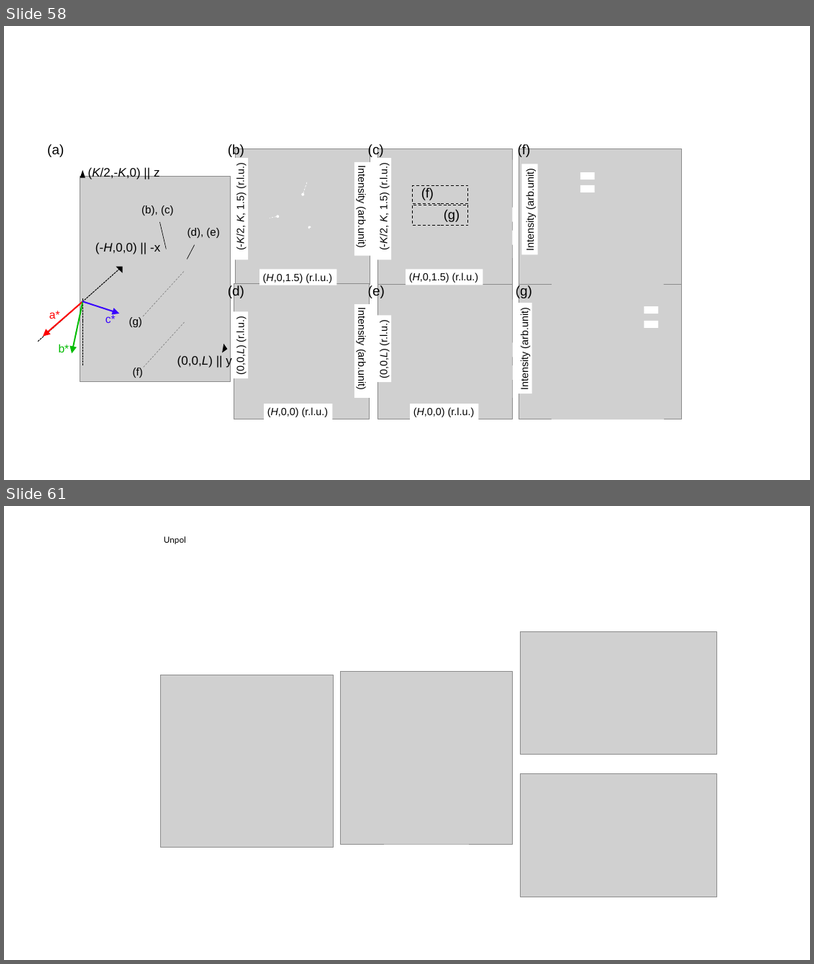
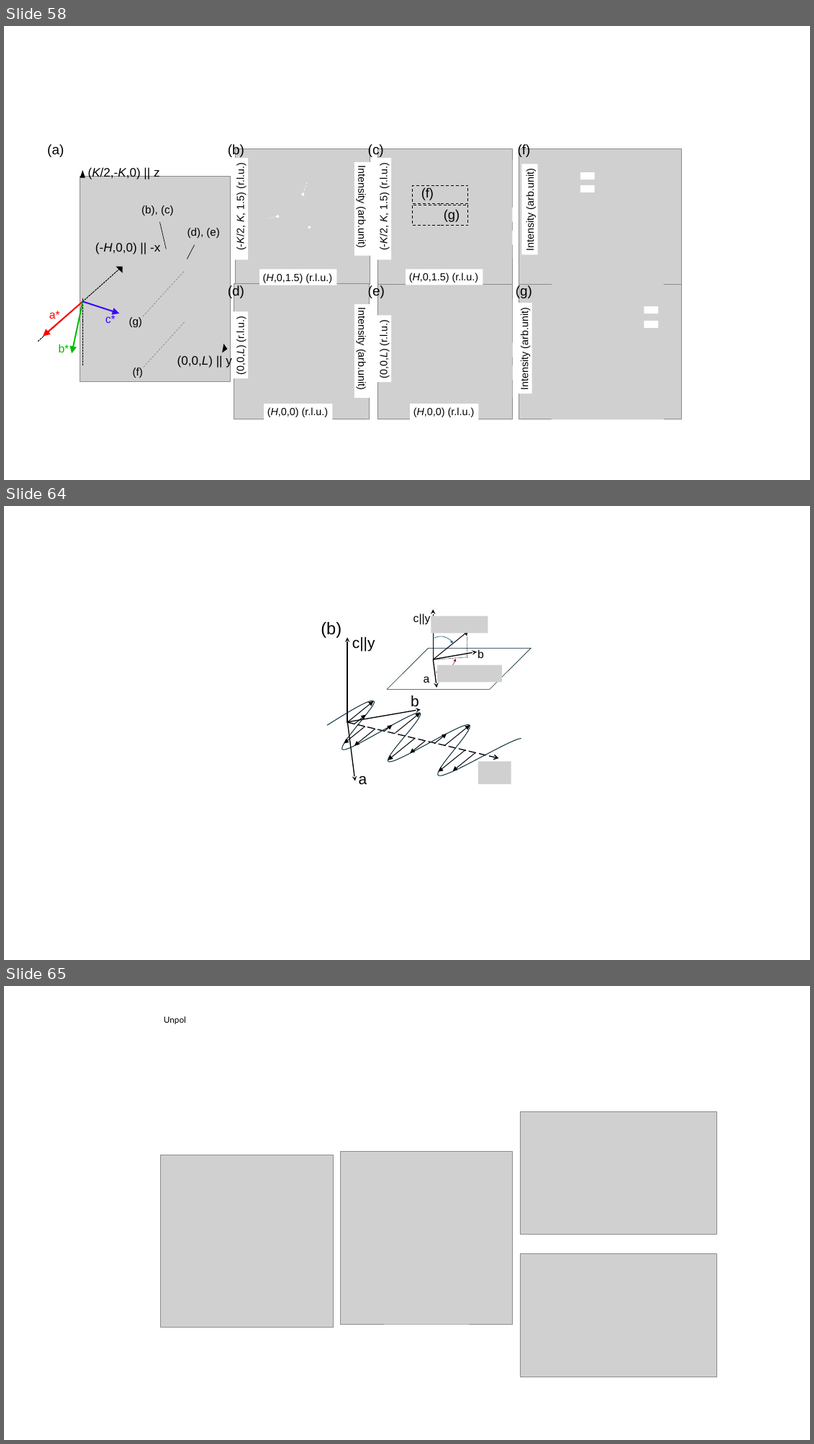
Before and after one commit to 3He-NSF/3HeNSF_2DPSD_paper, a slide deck: figure/figurelist [自動保存済み] [自動保存済み] [自動保存済み].pptx. Shown one above the other, each under a label of ours: slides 58 and 61 before the commit, slides 58, 64 and 65 after it; the slides between them are not shown. The pictures are 814x964 and 814x1444 pixels, drawn with LibreOffice and Linux fonts; fonts in the diff are those of the drawing; grey boxes stand for pictures. Boxes give left, top, right and bottom in pixels: in the first picture for what was removed or moved away, otherwise in the second. Text is boxed around its words. In the diff, an @@ line names an element or a change of style, - is before the commit and + after.

```diff
--- a/figure/figurelist [自動保存済み] [自動保存済み] [自動保存済み].pptx
+++ b/figure/figurelist [自動保存済み] [自動保存済み] [自動保存済み].pptx
@@ slide 64 added at [4,506,810,960], background #FFFFFF @@
@@ group added at [321,609,531,784]: 20 arrows, 7 texts, 3 pictures, 2 lines, 2 arc (boxed as its full ellipse)s, 1 freeform shape, 1 parallelogram @@
+a
+b
+c||y
+a
+b
+c||y
+(b)
@@ what was slide 61 is now slide 65 @@
```
Also in this commit, not shown: 3 slides changed, 4 other slides added, 1 slide removed, 17 other files.
